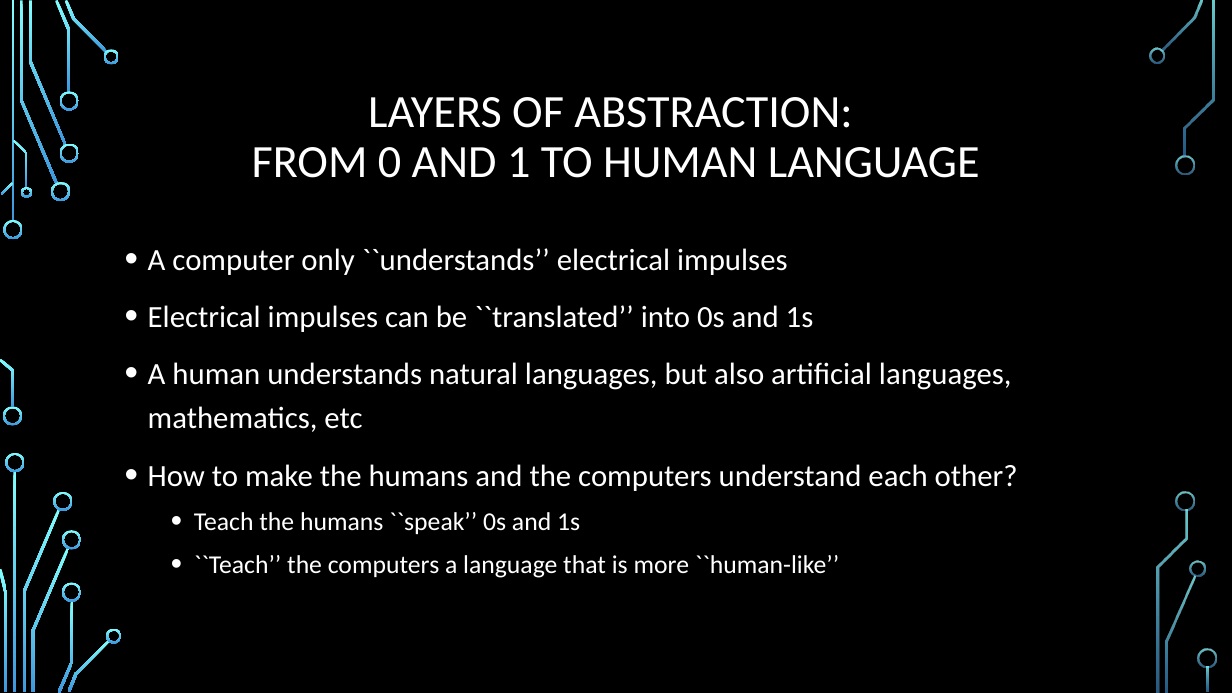
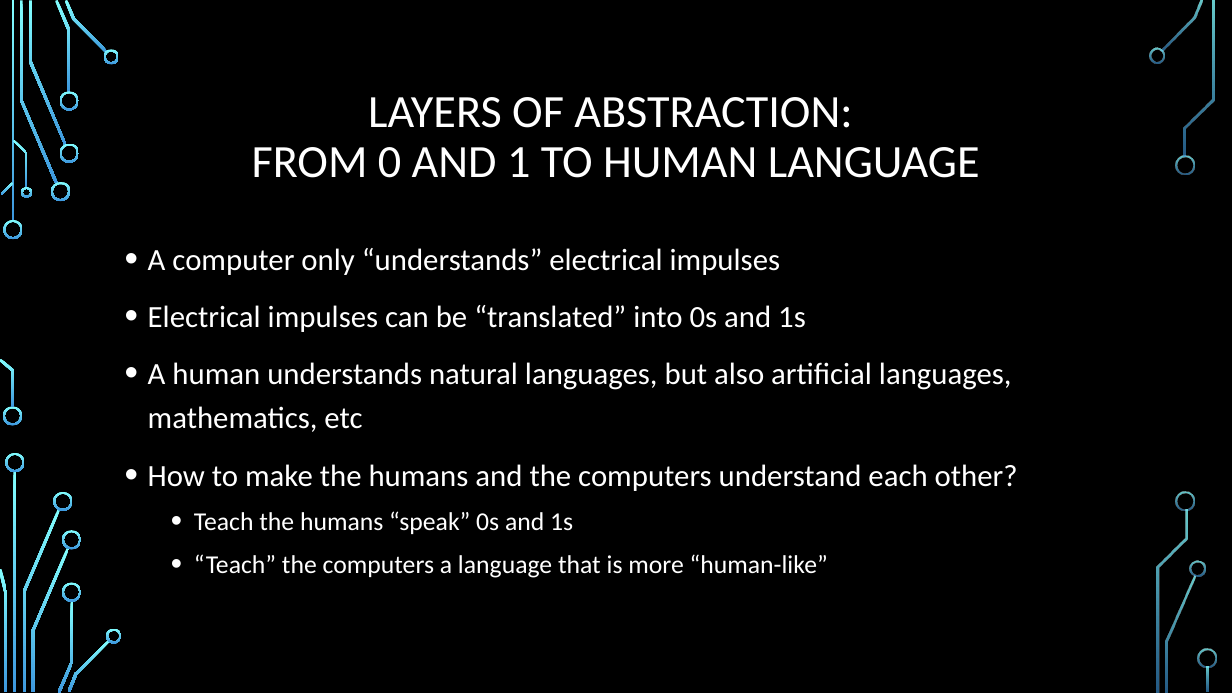
Before and after one commit to venelink/python_course, a slide deck: slide 11 of Slides/01_Introduction.pptx. Drawn at 1232x693 pixels with LibreOffice and Linux fonts; fonts in the diff are those of the drawing; background and template pictures are left out. Boxes give left, top, right and bottom in pixels: in the first picture for what was removed or moved away, otherwise in the second. Text is boxed around its words. In the diff, an @@ line names an element or a change of style, - is before the commit and + after.

```diff
--- a/Slides/01_Introduction.pptx
+++ b/Slides/01_Introduction.pptx
@@ text at box(148, 248, 806, 332): text changed @@
-• A computer only ``understands’’ electrical impulses
-• Electrical impulses can be ``translated’’ into 0s and 1s
+• A computer only “understands” electrical impulses
+• Electrical impulses can be “translated” into 0s and 1s
@@ text at box(194, 511, 828, 578): text changed @@
-  • Teach the humans ``speak’’ 0s and 1s
-  • ``Teach’’ the computers a language that is more ``human-like’’
+  • Teach the humans “speak” 0s and 1s
+  • “Teach” the computers a language that is more “human-like”
```
Also in this commit, not shown: 6 other slides changed.
